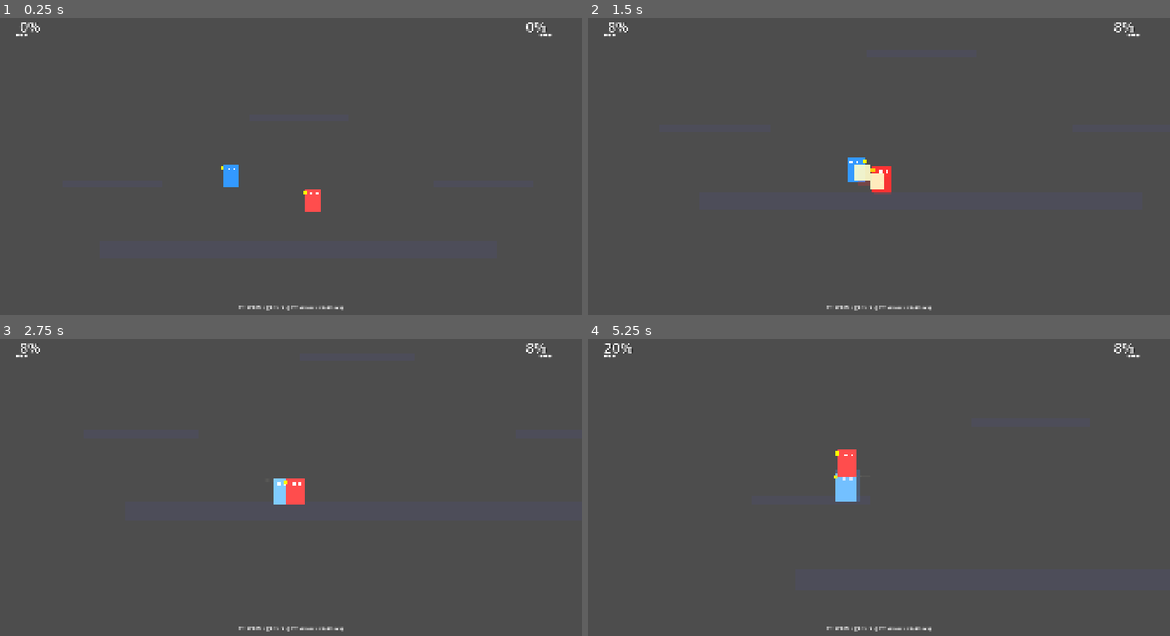
Above: before the commit, frames 1-4 (two rows, left to right).
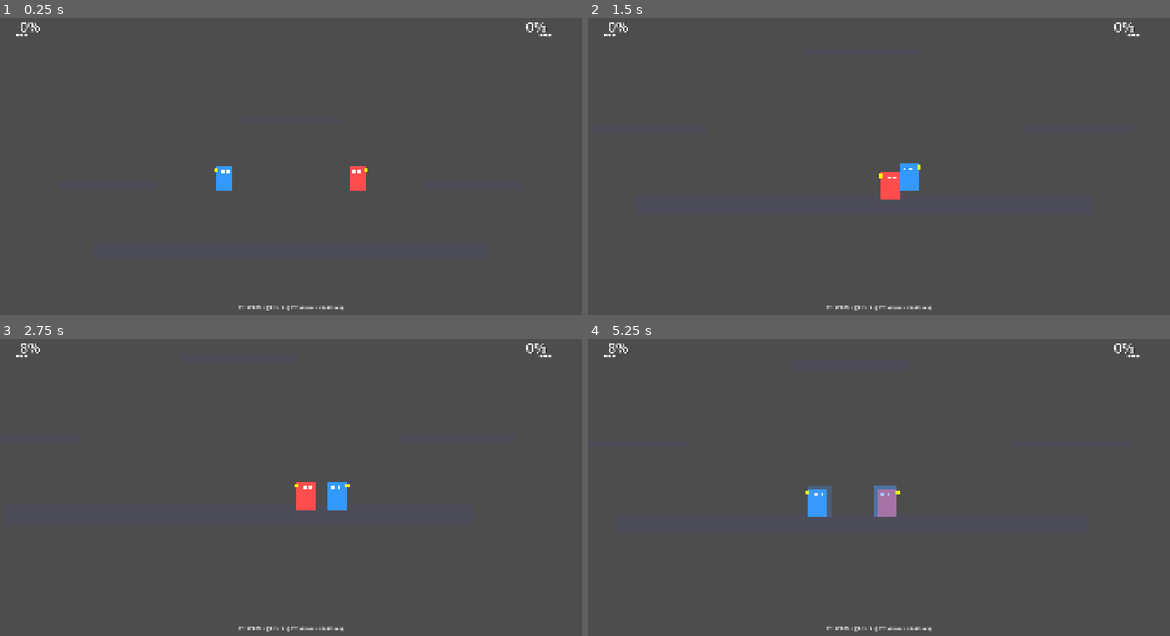
Above: after the commit, the same moments.

Repository: kenttulaine-sy/Smash-clone
Game: Godot game, scene res://scenes/main_v2.tscn
Same seed, same stepped clock (60 frames per second), same inputs: the game is played once before the commit and once after it.
Inputs:
- Up to frame 1 (0.25 s): no input
- Up to frame 2 (1.5 s): hold D (p1_right) 0.53-1.28 s; tap J (p1_attack) at 0.6 s; tap W (p1_jump) at 0.77 s; hold S (p1_down) from 1.28 s (still down); tap L (p1_shield) at 1.35 s
- Up to frame 3 (2.75 s): tap W (p1_jump) at 1.52 s; release S (p1_down) at 2.03 s; hold D (p1_right) from 2.03 s (still down); tap K (p2_attack) at 2.1 s
- Up to frame 4 (5.25 s): tap Down (p2_down) at 2.85 s; tap W (p1_jump) at 3.02, 3.77, 4.52 s; release D (p1_right) at 3.53 s; hold Left (p2_left) 3.53-4.28 s; hold A (p1_left) 3.53-5.03 s; tap Right (p2_right) at 4.35 s; hold S (p1_down) from 5.03 s (still down); tap J (p1_attack) at 5.1 s

The runs differ from the first frame. In frame 1, 0.7% of the frame differs, in the area x 36-64%, y 49-66%; in frame 2, 1.2%; in frame 3, 0.9%; in frame 4, 1.7%, in the area x 2-92%, y 1-60%.

Commit message:
Fix AI: Add jump cooldown, fix infinite loop, improve state handling

Diff:
--- a/scripts/simple_ai.gd
+++ b/scripts/simple_ai.gd
@@ -8,16 +8,19 @@
 var target: Node = null
 var attack_cooldown: float = 0.0
 const ATTACK_COOLDOWN: float = 1.5
-const MOVE_SPEED: float = 0.7  # Slower than human reaction
+const MOVE_SPEED: float = 0.7
 const ATTACK_RANGE: float = 80.0
 const JUMP_RANGE: float = 150.0
+
+# Jump control
+var jump_cooldown: float = 0.0
+const JUMP_COOLDOWN_TIME: float = 1.0
 
 func _ready():
 	# Find players
 	await get_tree().process_frame
 	var players = get_tree().get_nodes_in_group("players")
 	if players.size() >= 2:
-		# Assume this AI is attached to player 2
 		player = players[1]
 		target = players[0]
 		print("AI: Targeting Player 1")
@@ -26,13 +29,22 @@
 	if not player or not target or not is_instance_valid(player) or not is_instance_valid(target):
 		return
 
-	# Don't control if player is in certain states
-	if player.state_machine.current_state in [player.PlayerStateMachine.State.HITSTUN,
-											 player.PlayerStateMachine.State.GRABBED,
-											 player.PlayerStateMachine.State.DEAD]:
+	# Update cooldowns
+	attack_cooldown -= delta
+	jump_cooldown -= delta
+
+	# Don't override certain states
+	var current_state = player.state_machine.current_state
+	if current_state in [player.PlayerStateMachine.State.HITSTUN,
+						 player.PlayerStateMachine.State.GRABBED,
+						 player.PlayerStateMachine.State.DEAD,
+						 player.PlayerStateMachine.State.ATTACK_GROUND,
+						 player.PlayerStateMachine.State.ATTACK_AIR]:
 		return
 
-	attack_cooldown -= delta
+	# If in air, let physics handle it - only control when grounded
+	if not player.is_on_floor():
+		return
 
 	var distance = player.global_position.distance_to(target.global_position)
 	var direction = sign(target.global_position.x - player.global_position.x)
@@ -42,45 +54,54 @@
 	if direction != 0:
 		player.facing_right = direction > 0
 
-	# Jump if target is above and we're on floor
-	if height_diff < -50 and player.is_on_floor() and distance < JUMP_RANGE:
-		# Simulate jump input
-		player.velocity.y = player.JUMP_FORCE
-		player.jumps_remaining -= 1
-		player.state_machine.change_state(player.PlayerStateMachine.State.AIRBORNE)
+	# Jump if target is significantly above and close
+	if height_diff < -80 and jump_cooldown <= 0 and distance < JUMP_RANGE:
+		perform_jump()
 		return
 
 	# Move toward target
 	if distance > ATTACK_RANGE:
+		# Walk toward target
 		player.velocity.x = direction * player.RUN_SPEED * MOVE_SPEED
-		if player.is_on_floor():
-			player.state_machine.change_state(player.PlayerStateMachine.State.RUN)
+		player.state_machine.change_state(player.PlayerStateMachine.State.RUN)
 	else:
-		# In attack range
+		# In attack range - stop moving
 		player.velocity.x = move_toward(player.velocity.x, 0, player.GROUND_DECEL * delta)
 
-		# Attack if cooldown is ready
+		# Attack if ready
 		if attack_cooldown <= 0:
-			attack_cooldown = ATTACK_COOLDOWN + randf_range(-0.3, 0.3)  # Randomize timing
+			attack_cooldown = ATTACK_COOLDOWN + randf_range(-0.3, 0.3)
 			perform_attack()
+		else:
+			# Idle while waiting to attack
+			if abs(player.velocity.x) < 10:
+				player.state_machine.change_state(player.PlayerStateMachine.State.IDLE)
 
-	# Apply movement
 	player.move_and_slide()
+
+func perform_jump() -> void:
+	"""Execute a jump toward target"""
+	jump_cooldown = JUMP_COOLDOWN_TIME
+	player.velocity.y = player.JUMP_FORCE
+	player.jumps_remaining -= 1
+	player.state_machine.change_state(player.PlayerStateMachine.State.AIRBORNE)
+	print("AI: Jumped")
 
 func perform_attack() -> void:
 	"""Execute an attack"""
 	if not player or not is_instance_valid(player):
 		return
 
-	var attack_type = randi() % 3  # Random attack
+	# Only attack when on floor
+	if not player.is_on_floor():
+		return
+
+	var attack_type = randi() % 3
 
 	match attack_type:
-		0:	# Jab
-			if player.is_on_floor():
-				player.start_attack(player.attacks["jab"])
-		1:	# Forward tilt
-			if player.is_on_floor():
-				player.start_attack(player.attacks["forward_tilt"])
-		2:	# Grab
-			if player.is_on_floor():
-				player.try_grab()
+		0:
+			player.start_attack(player.attacks["jab"])
+		1:
+			player.start_attack(player.attacks["forward_tilt"])
+		2:
+			player.try_grab()
